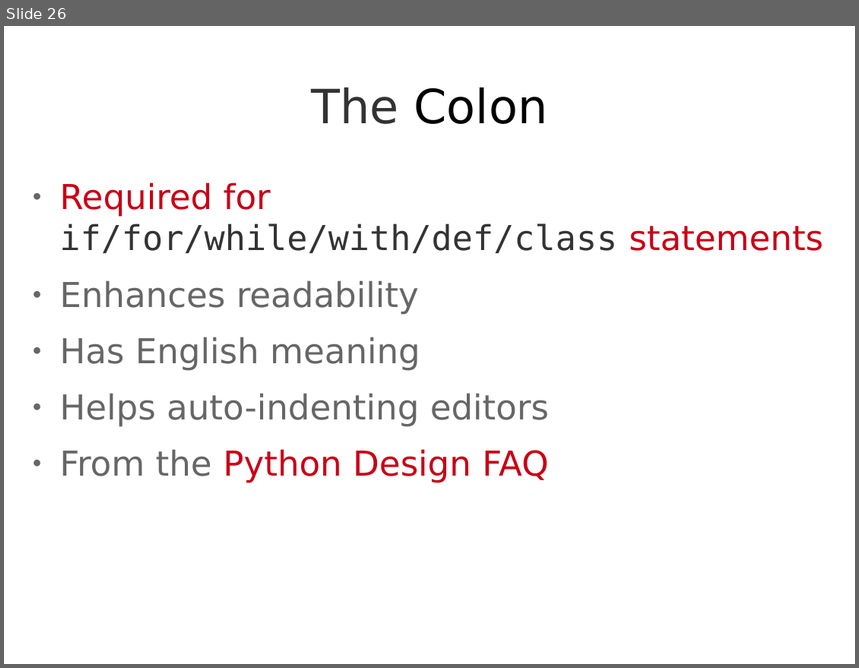
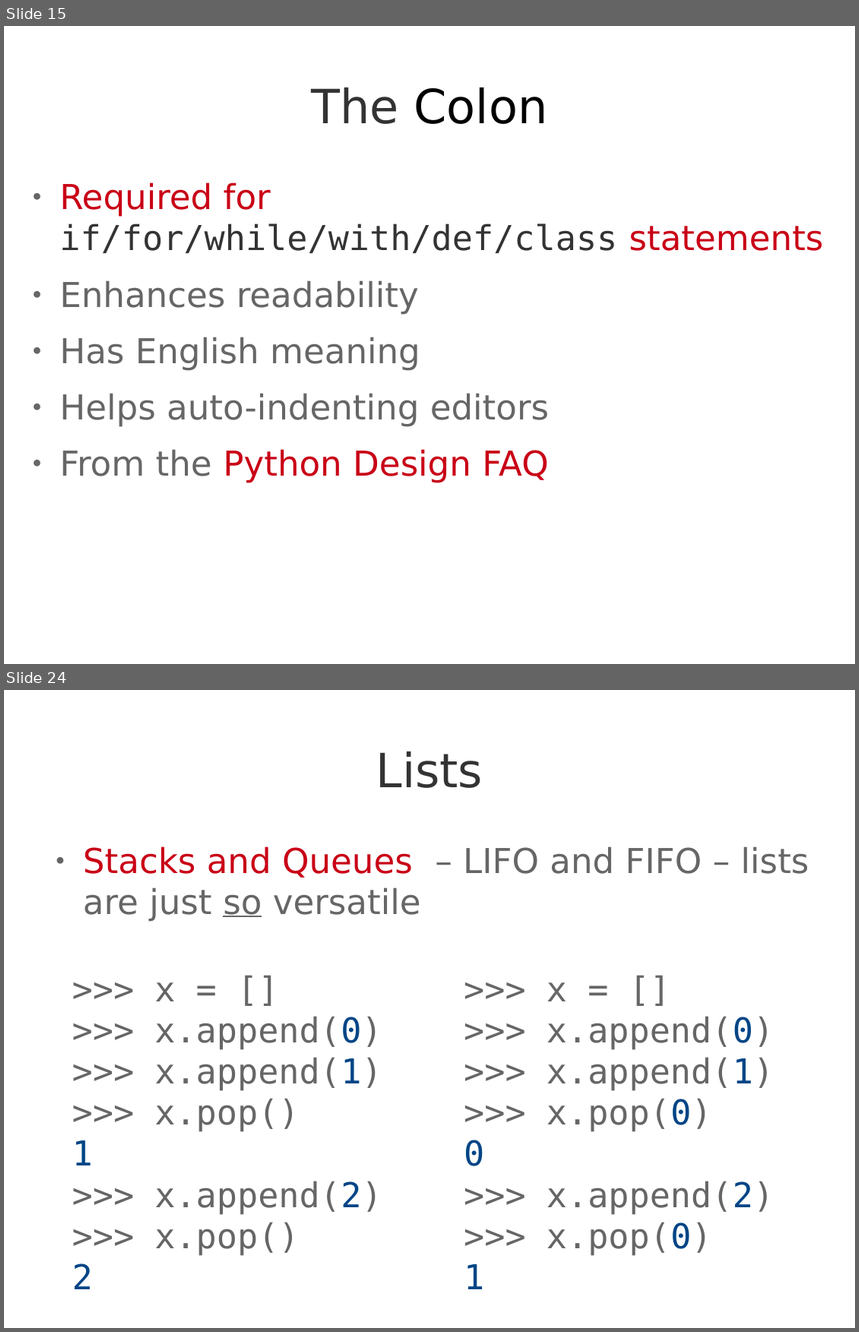
Before and after one commit to theonewolf/15-441-Recitation-Sessions, a slide deck: recitation4/src/recitation4.odp. Shown one above the other, each under a label of ours: slide 26 before the commit, slides 15 and 24 after it; the slides between them are not shown. The pictures are 859x668 and 859x1332 pixels, drawn with LibreOffice and Linux fonts; fonts in the diff are those of the drawing. Boxes give left, top, right and bottom in pixels: in the first picture for what was removed or moved away, otherwise in the second. Text is boxed around its words. In the diff, an @@ line names an element or a change of style, - is before the commit and + after.

```diff
--- a/recitation4/src/recitation4.odp
+++ b/recitation4/src/recitation4.odp
@@ slide 24 added at [4,690,855,1328], background #FFFFFF @@
@@ title added at [376,752,483,788], 44 pt, text #333333 @@
+Lists
@@ text added at [83,847,810,922], 32 pt, text #666666 @@
+● Stacks and Queues – LIFO and FIFO – lists are just so versatile
@@ text added at [72,983,382,1290], 32 pt, text #666666 @@
+>>> x = []
+>>> x.append(0)
+>>> x.append(1)
+>>> x.pop()
+1
+>>> x.append(2)
+>>> x.pop()
+2
@@ text added at [464,983,774,1290], 32 pt, text #666666 @@
+>>> x = []
+>>> x.append(0)
+>>> x.append(1)
+>>> x.pop(0)
+0
+>>> x.append(2)
+>>> x.pop(0)
+1
@@ what was slide 26 is now slide 15 @@
```
Also in this commit, not shown: 13 slides changed, 29 other slides added, 10 slides removed, 4 other files.
